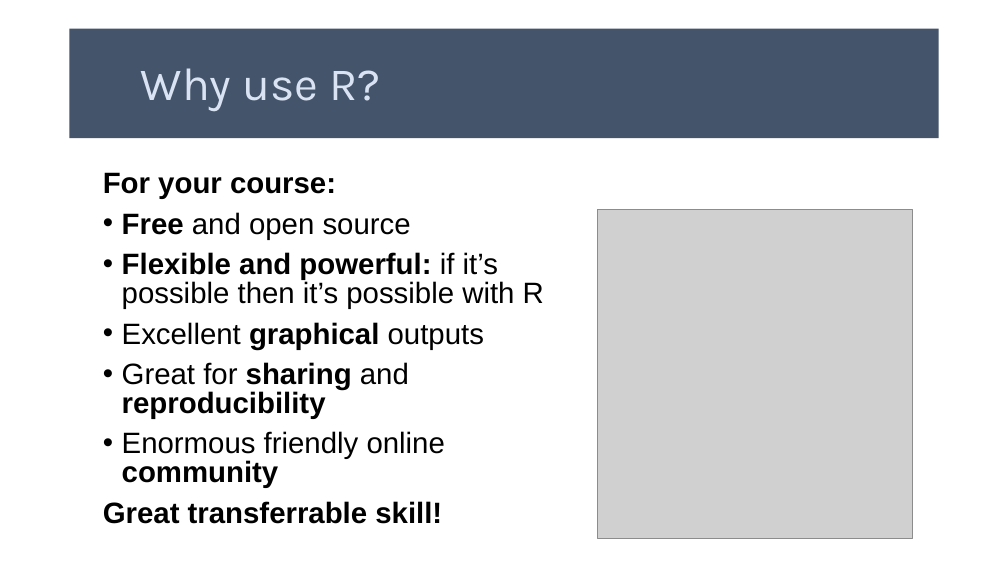
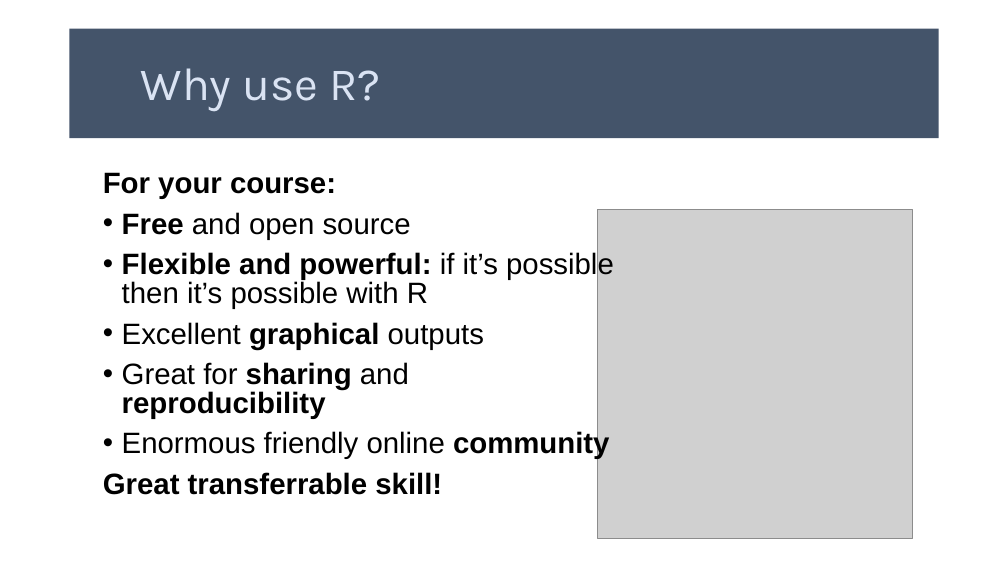
Before and after one commit to telatin/R_for_Statistics, a slide deck: slide 6 of docs/day1.pptx. Drawn at 1008x567 pixels with LibreOffice and Linux fonts; fonts in the diff are those of the drawing; grey boxes stand for pictures. Boxes give left, top, right and bottom in pixels: in the first picture for what was removed or moved away, otherwise in the second. Text is boxed around its words. In the diff, an @@ line names an element or a change of style, - is before the commit and + after.

```diff
--- a/docs/day1.pptx
+++ b/docs/day1.pptx
@@ text "For your course:" rewrapped from [103,172,544,524] to [103,172,614,495] @@
```
Also in this commit, not shown: 9 other slides changed, 1 slide added, 1 other file.
